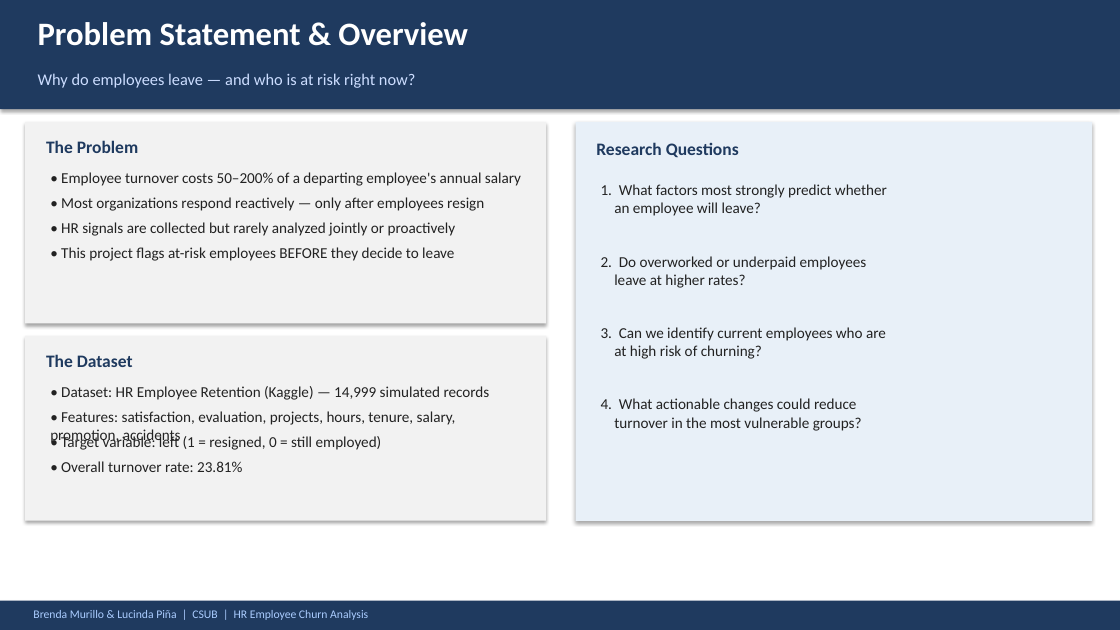
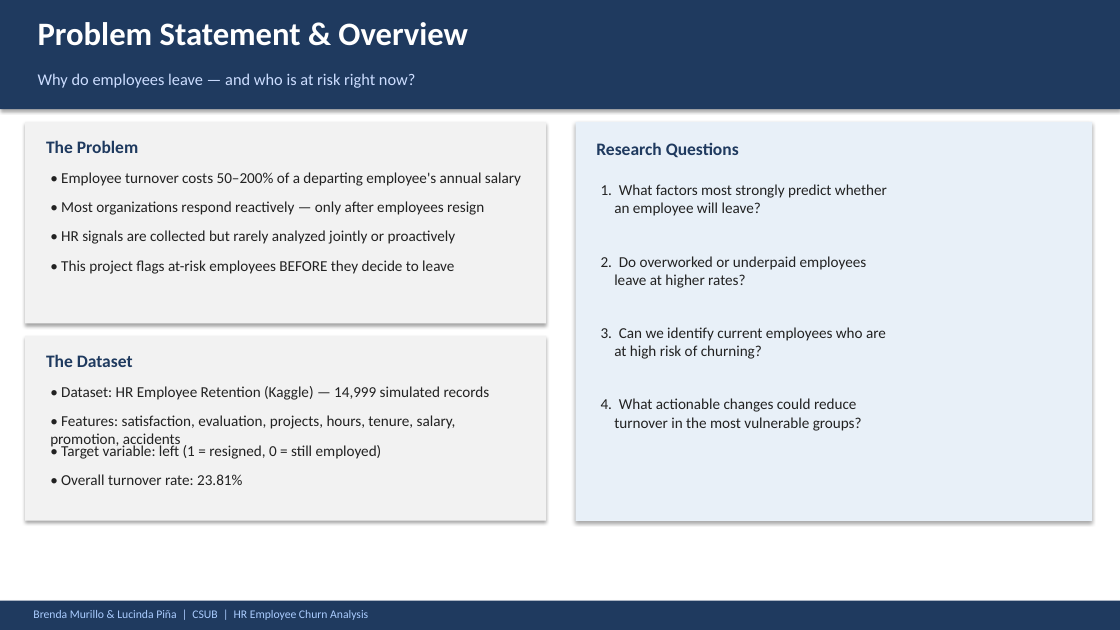
Before and after one commit to brendaMurillo/predicting-employee-turnover, a slide deck: slide 2 of HR_Churn_Presentation.pptx. Drawn at 1120x630 pixels with LibreOffice and Linux fonts; fonts in the diff are those of the drawing. Boxes give left, top, right and bottom in pixels: in the first picture for what was removed or moved away, otherwise in the second. Text is boxed around its words. In the diff, an @@ line names an element or a change of style, - is before the commit and + after.

```diff
--- a/HR_Churn_Presentation.pptx
+++ b/HR_Churn_Presentation.pptx
@@ text "• Most organizations respond reactively ...": place and size @@
-text "• Most organizations respond reactively ..." at <box>61,197,484,211</box>
+text "• Most organizations respond reactively ..." at <box>61,201,484,215</box>
@@ text "• This project flags at-risk ...": place and size @@
-text "• This project flags at-risk ..." at <box>61,247,454,261</box>
+text "• This project flags at-risk ..." at <box>61,260,454,274</box>
@@ text "• Features: satisfaction, evaluation, projects, ...": place and size @@
-text "• Features: satisfaction, evaluation, projects, ..." at <box>50,411,456,445</box>
+text "• Features: satisfaction, evaluation, projects, ..." at <box>50,415,456,449</box>
@@ 3 texts: place and size @@
-3 texts at <box>61,222,456,472</box>
+3 texts at <box>61,230,456,485</box>
```
